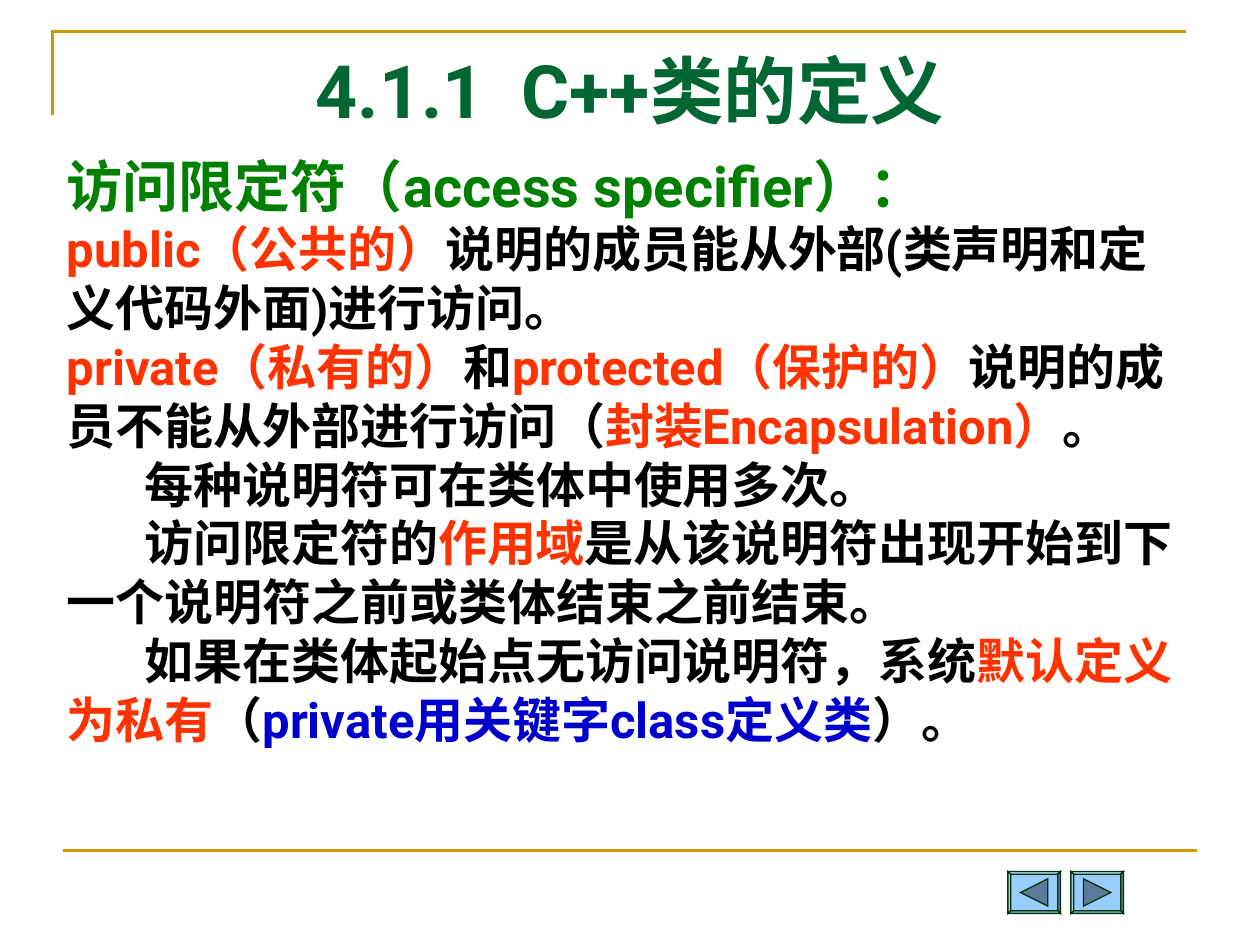
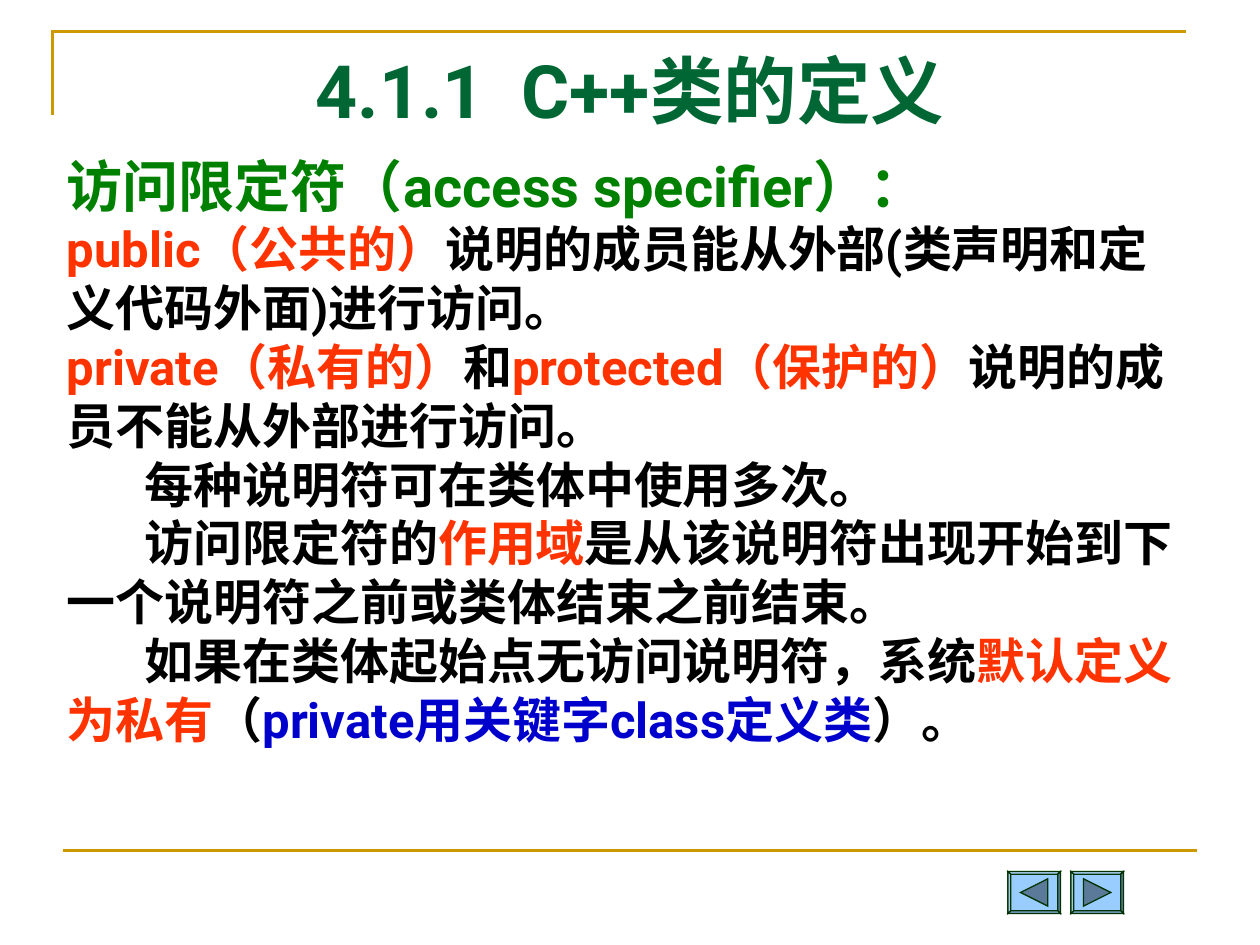
Before and after one commit to Changhe160/Changhe160.github.io, a slide deck: slide 8 of teachingRes/Cplusplus/unit04类与对象.ppt (slide 9 before the commit). Drawn at 1260x945 pixels with LibreOffice and Linux fonts; fonts in the diff are those of the drawing. Boxes give left, top, right and bottom in pixels: in the first picture for what was removed or moved away, otherwise in the second. Text is boxed around its words. In the diff, an @@ line names an element or a change of style, - is before the commit and + after.

```diff
--- a/teachingRes/Cplusplus/unit04类与对象.ppt
+++ b/teachingRes/Cplusplus/unit04类与对象.ppt
@@ text at [67, 343, 1164, 449]: text changed @@
-private（私有的）和protected（保护的）说明的成员不能从外部进行访问（封装Encapsulation）。
+private（私有的）和protected（保护的）说明的成员不能从外部进行访问。
```
Also in this commit, not shown: 18 other slides changed, 6 slides removed.
